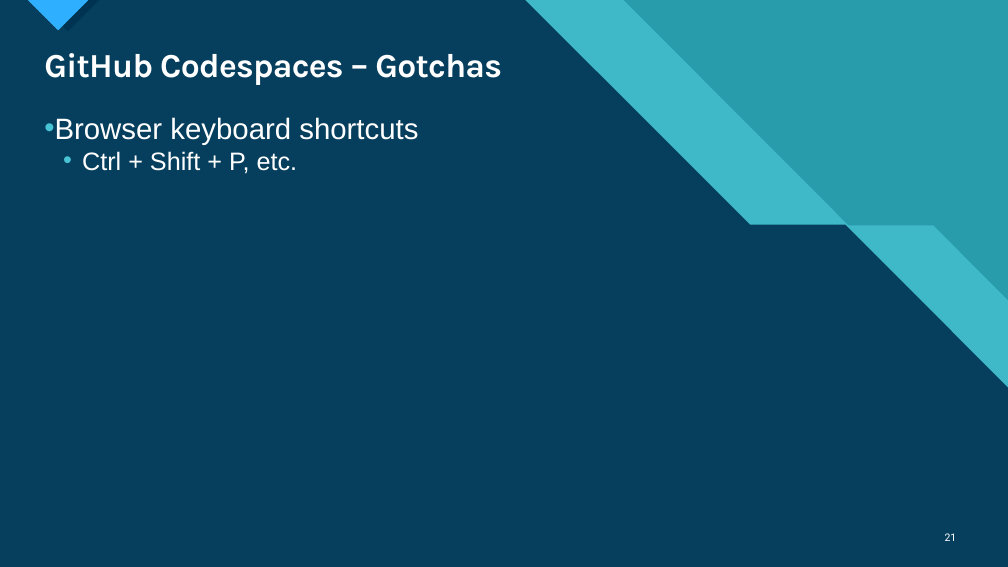
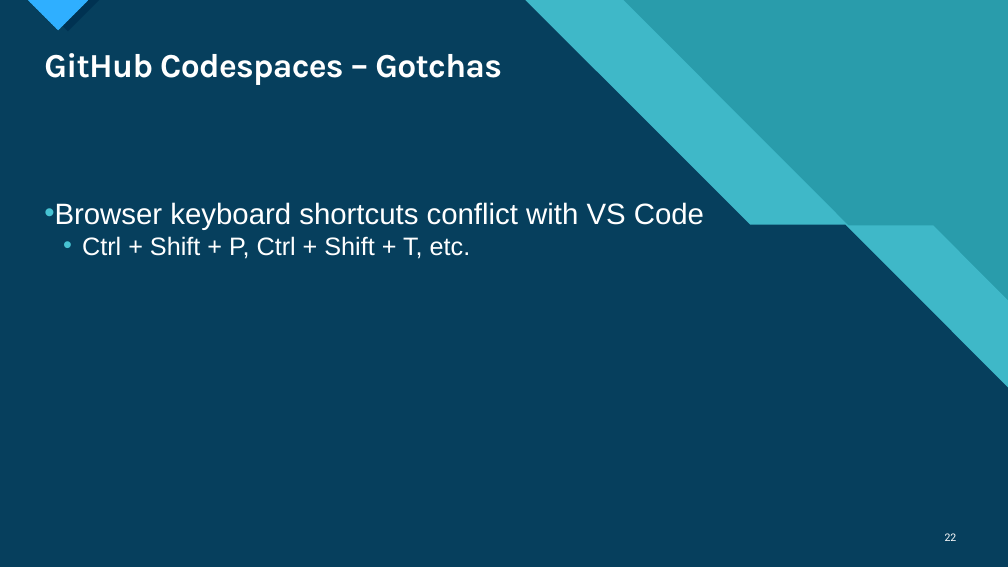
Before and after one commit to deadlydog/Presentation.DevContainersAndGitHubCodespaces, a slide deck: slide 22 of src/Dev Containers and GitHub Codespaces Lunch and Learn.pptx (slide 21 before the commit). Drawn at 1008x567 pixels with LibreOffice and Linux fonts; fonts in the diff are those of the drawing. Boxes give left, top, right and bottom in pixels: in the first picture for what was removed or moved away, otherwise in the second. Text is boxed around its words. In the diff, an @@ line names an element or a change of style, - is before the commit and + after.

```diff
--- a/src/Dev Containers and GitHub Codespaces Lunch and Learn.pptx
+++ b/src/Dev Containers and GitHub Codespaces Lunch and Learn.pptx
@@ text at (x1=44, y1=202, x2=704, y2=259): text changed @@
-• Browser keyboard shortcuts
-• Ctrl + Shift + P, etc.
+• Browser keyboard shortcuts conflict with VS Code
+• Ctrl + Shift + P, Ctrl + Shift + T, etc.
@@ page number at (x1=945, y1=533, x2=957, y2=541): text changed @@
-21
+22
```
Also in this commit, not shown: 1 other slide changed, 1 slide added.
